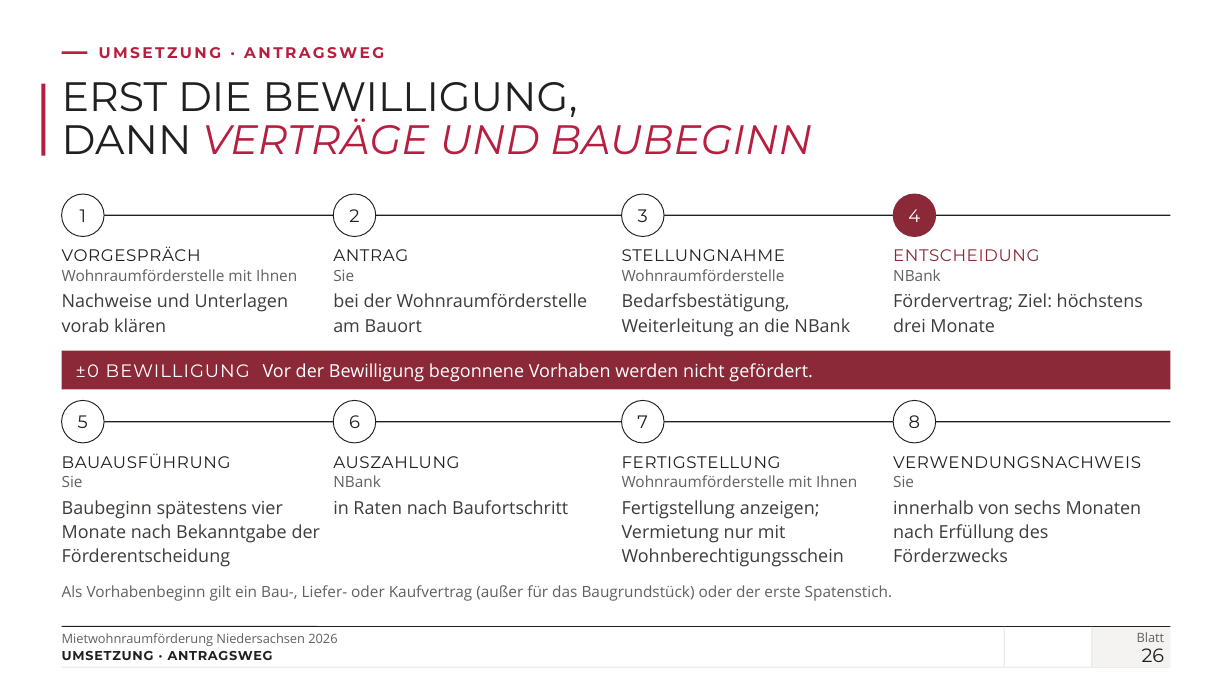
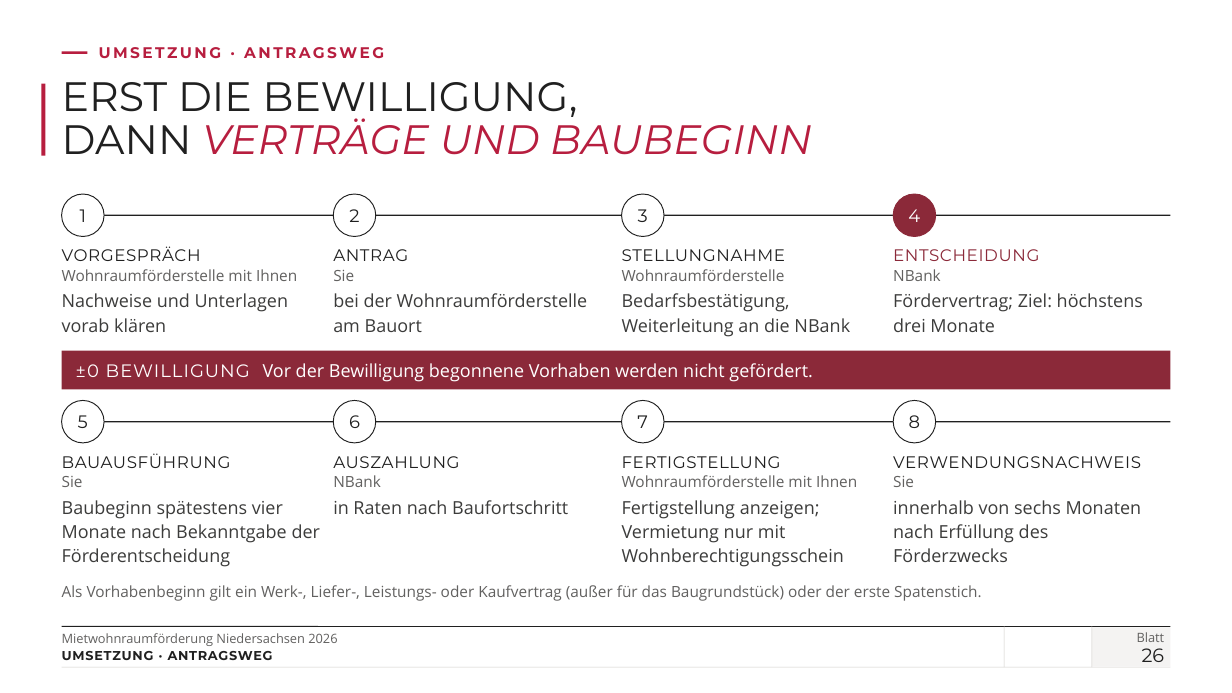
Before and after one commit to vgedaschko/NBank, a slide deck: slide 26 of praesentation/dist/PGN-Mietwohnraumfoerderung-Niedersachsen-2026-Vortrag.pptx. Drawn at 1232x693 pixels with LibreOffice and Linux fonts; fonts in the diff are those of the drawing; background and template pictures are left out. Boxes give left, top, right and bottom in pixels: in the first picture for what was removed or moved away, otherwise in the second. Text is boxed around its words. In the diff, an @@ line names an element or a change of style, - is before the commit and + after.

```diff
--- a/praesentation/dist/PGN-Mietwohnraumfoerderung-Niedersachsen-2026-Vortrag.pptx
+++ b/praesentation/dist/PGN-Mietwohnraumfoerderung-Niedersachsen-2026-Vortrag.pptx
@@ text at (62,585,981,601): text changed @@
-Als Vorhabenbeginn gilt ein Bau-, Liefer- oder Kaufvertrag (außer für das Baugrundstück) oder der erste Spatenstich.
+Als Vorhabenbeginn gilt ein Werk-, Liefer-, Leistungs- oder Kaufvertrag (außer für das Baugrundstück) oder der erste Spatenstich.
```
Also in this commit, not shown: 9 other slides changed, 14 other files.
